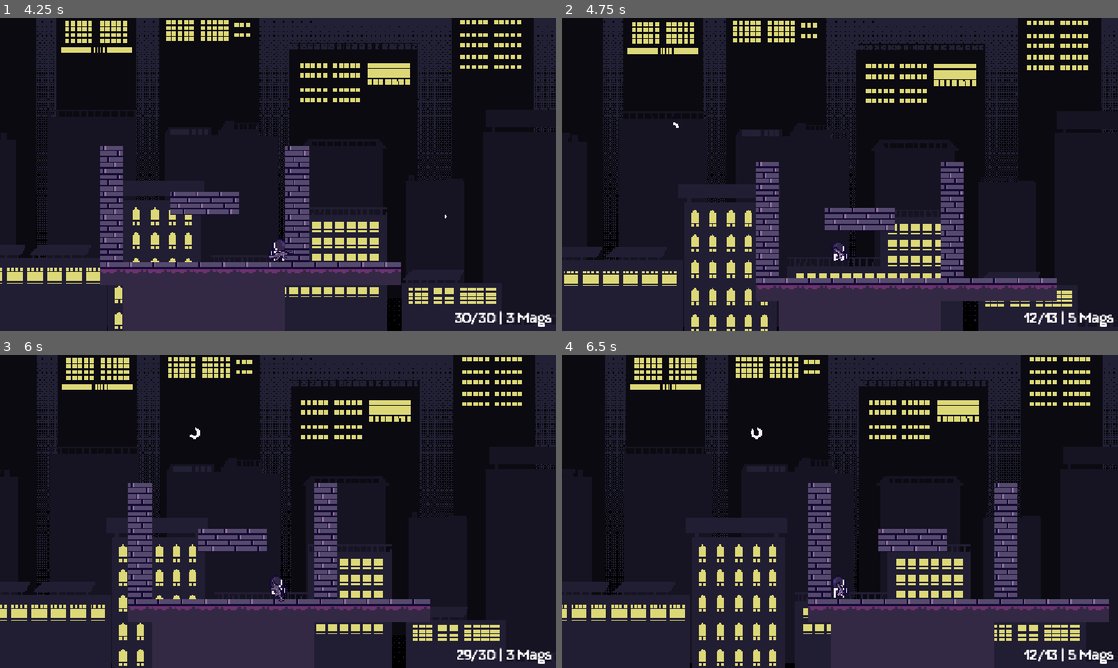
Above: before the commit, frames 1-4 (two rows, left to right).
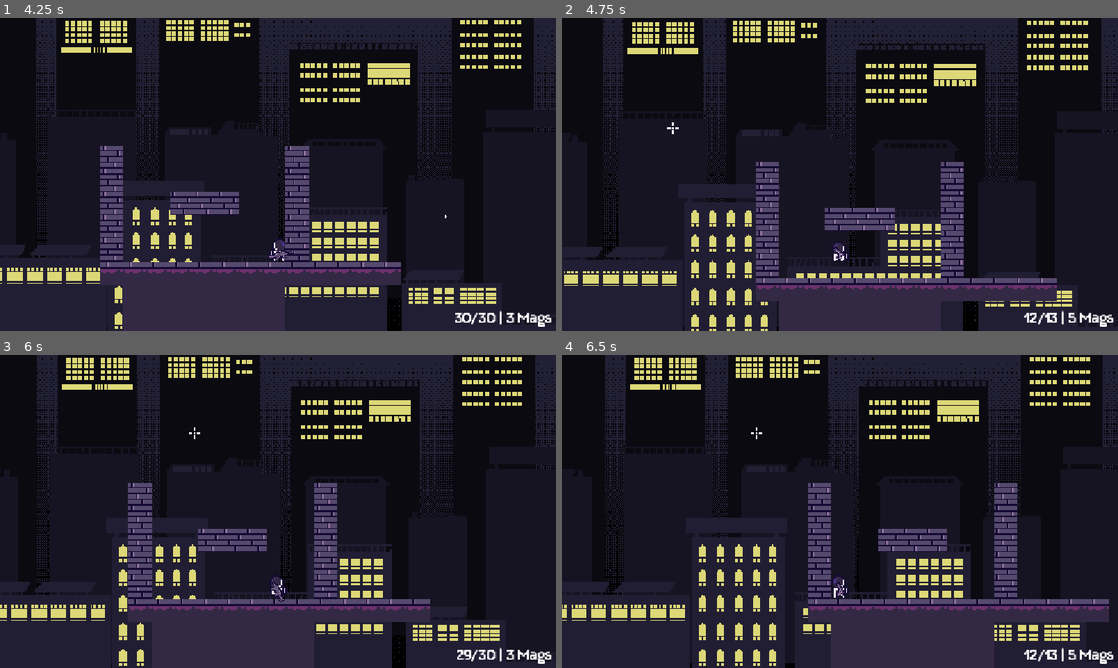
Above: after the commit, the same moments.

Repository: kyteidev/rogueshot
Game: Godot game, scene res://scenes/game_debug.tscn
The game is run twice, just before and just after one commit, with the same random seed, the same clock (stepped at 60 frames per second) and the same inputs.
Inputs (mouse positions are in pixels of both pictures, inside the frame that each line leads up to):
- Up to frame 1 (4.25 s): tap Enter at 0.5 s; move the mouse to (400, 158) at 0.52 s; hold D (player_right) 0.53-2.03 s; tap E (weapon_next) at 0.6, 1.55, 2.85 s; tap W (player_jump) at 0.77, 1.52, 3.02, 3.77 s; tap Q (weapon_previous) at 0.8, 1.35, 2.3, 3.6 s; move the mouse to (166, 190) at 1.27 s; move the mouse to (333, 105) at 2.02 s; press the mouse at (333, 105) at 2.03 s; hold A (player_left) 2.03-2.78 s; move the mouse to (250, 237) at 2.77 s; release the mouse at (250, 237) at 2.78 s; hold D (player_right) from 2.78 s (still down); move the mouse to (444, 221) at 3.52 s; tap R (weapon_reload) at 4.15 s
- Up to frame 2 (4.75 s): move the mouse to (673, 127) at 4.27 s; release D (player_right) at 4.28 s; hold A (player_left) from 4.28 s (still down); tap E (weapon_next) at 4.35 s; tap W (player_jump) at 4.52 s
- Up to frame 3 (6 s): move the mouse to (305, 511) at 5.02 s; release A (player_left) at 5.03 s; hold D (player_right) 5.03-5.78 s; tap Q (weapon_previous) at 5.1 s; move the mouse to (194, 433) at 5.77 s; hold A (player_left) from 5.78 s (still down); click (194, 433) at 5.85 s
- Up to frame 4 (6.5 s): keep holding A (player_left); tap W (player_jump) at 6.02 s; tap E (weapon_next) at 6.05 s

Frame 1 is identical in both runs. In frame 2, less than 0.1% of the frame differs, in the area x 18-21%, y 33-38%; in frame 3, less than 0.1%; in frame 4, less than 0.1%, in the area x 34-36%, y 23-27%.

Commit message:
cancel reload animation when switching weapon

Diff:
--- a/scenes/game_debug.tscn
+++ b/scenes/game_debug.tscn
@@ -28,7 +28,8 @@
 
 [node name="Background" parent="." unique_id=1305377215 instance=ExtResource("1_hpfpv")]
 
-[node name="Player" parent="." unique_id=73622017 instance=ExtResource("1_6rfd2")]
+[node name="Player" parent="." unique_id=73622017 node_paths=PackedStringArray("crosshair") instance=ExtResource("1_6rfd2")]
+crosshair = NodePath("../CrosshairCanvas")
 
 [node name="Camera2D" type="Camera2D" parent="Player" unique_id=1782809747]
 position = Vector2(0, -60)
@@ -39,7 +40,7 @@
 format = 2
 layer_0/tile_data = PackedInt32Array(65534, 0, 0, 65535, 0, 0, 0, 0, 0, 1, 0, 0, 2, 0, 0, 65533, 0, 0, 3, 0, 0, 131069, …(565 unchanged characters)…
 
-[node name="CrosshairCanvas" parent="." unique_id=1451679454 instance=ExtResource("4_8285f")]
+[node name="CrosshairCanvas" parent="." unique_id=1451679454 groups=["crosshair"] instance=ExtResource("4_8285f")]
 
 [node name="HUD" parent="." unique_id=465990537 instance=ExtResource("4_1s6p4")]
 
--- a/scripts/crosshair.gd
+++ b/scripts/crosshair.gd
@@ -9,6 +9,8 @@
 
 var sm = StateManager
 var tween: Tween
+
+var reload_time: float = 0.0
 
 
 func _ready() -> void:
@@ -36,9 +38,17 @@
 
 	# smoothly fill up ring progress bar
 	tween = create_tween()
-	tween.tween_method(_set_ring, 0.0, 1.0, sm.reload_time)
+	tween.tween_method(_set_ring, 0.0, 1.0, reload_time)
 	tween.finished.connect(_finish_reload)
 
+
+func cancel_reload() -> void:
+	if tween:
+		tween.kill()
+
+		# fixes issue where ring and reticle is null when scene is initialized for some reason
+		# KEEP INSIDE IF STATEMENT
+		_finish_reload()
 
 func _set_ring(tick: float) -> void:
 	ring.value = tick * STEPS
--- a/scripts/player.gd
+++ b/scripts/player.gd
@@ -1,5 +1,7 @@
 extends CharacterBody2D
 
+
+@export var crosshair: CanvasLayer
 
 const SPEED = 60.0
 const MAX_SPEED = 500.0
--- a/scripts/state_manager.gd
+++ b/scripts/state_manager.gd
@@ -3,5 +3,3 @@
 var ammo: int = 0
 var max_ammo: int = 0
 var mags: int = 0
-
-var reload_time: float = 0.0
--- a/scripts/weapon.gd
+++ b/scripts/weapon.gd
@@ -30,6 +30,8 @@
 
 const BULLET = preload("res://scenes/bullet.tscn")
 const BULLET_SCALE = 0.2
+
+@onready var crosshair = get_node("../").crosshair
 
 var can_fire = true
 
@@ -170,7 +172,7 @@
 	spread_recovery = stats.spread_recovery
 
 	reload_time = stats.reload_time
-	sm.reload_time = reload_time # so that reload animation works properly
+	crosshair.reload_time = reload_time
 
 	current_spread = 0.0
 	kick_offset = 0.0
@@ -195,3 +197,5 @@
 			weapons[i].hide()
 		else:
 			weapons[i].show()
+
+	crosshair.cancel_reload()
